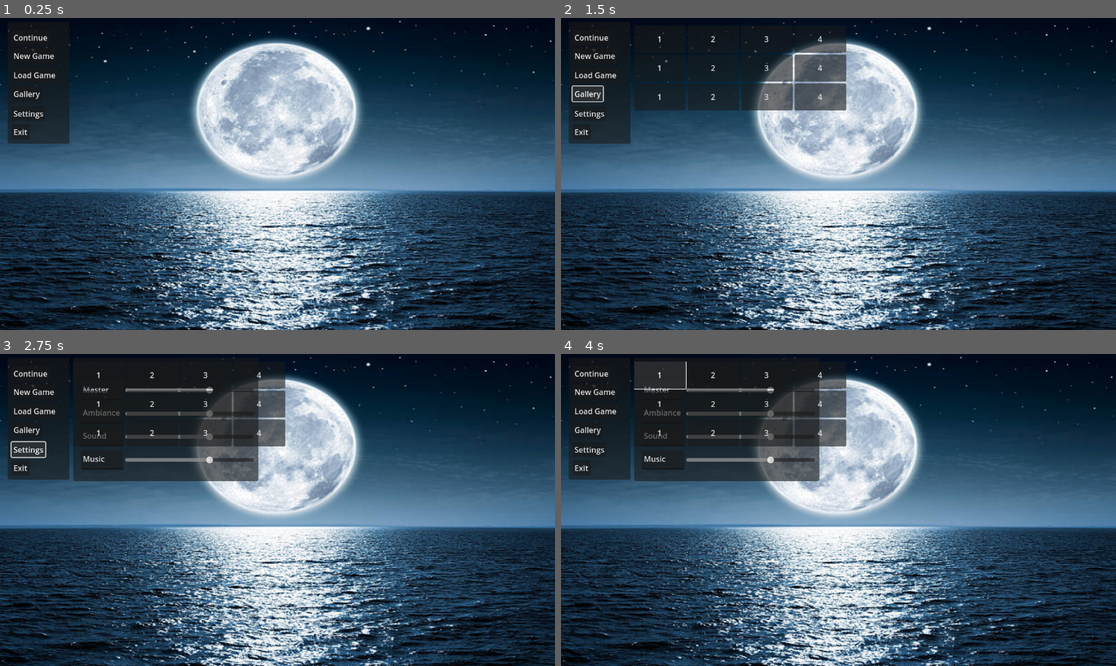
Above: before the commit, frames 1-4 (two rows, left to right).
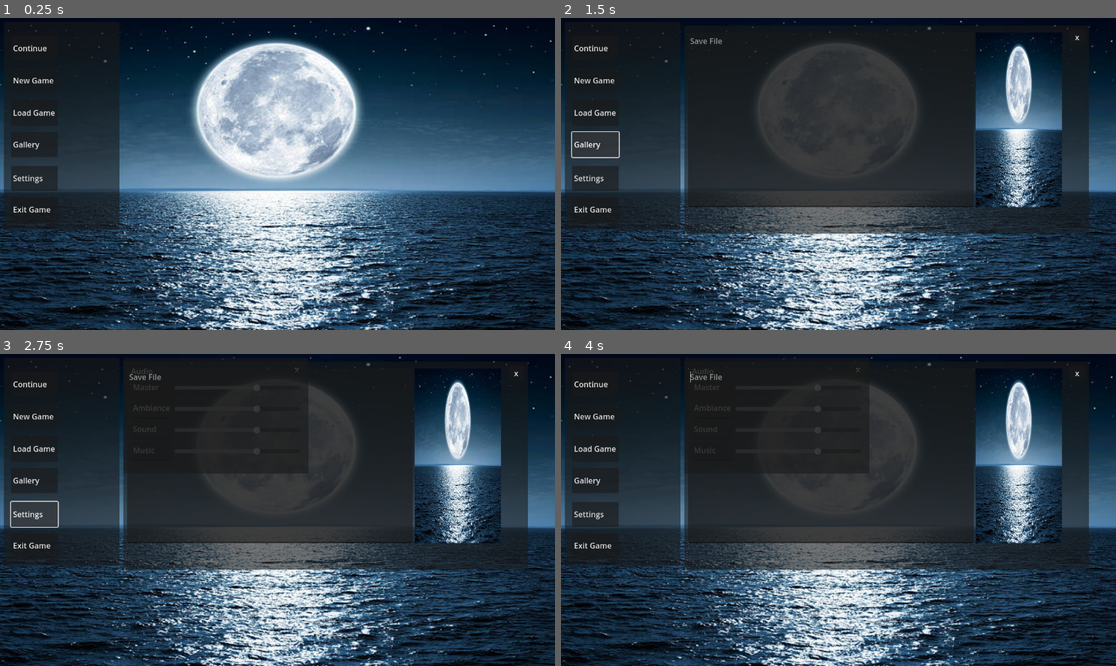
Above: after the commit, the same moments.

Repository: AustinTheWitch/VN_Alias
Game: Godot game, scene res://Scenes/DialogueBox.tscn
Same seed, same stepped clock (60 frames per second), same inputs: the game is played once before the commit and once after it. Before the commit the project starts from res://Scenes/GameBase.tscn.
Inputs (mouse positions are in pixels of both pictures, inside the frame that each line leads up to):
- Up to frame 1 (0.25 s): no input
- Up to frame 2 (1.5 s): click "Load Game" at 0.5 s; click "Gallery" at 1.25 s
- Up to frame 3 (2.75 s): click "Settings" at 2 s
- Up to frame 4 (4 s): click (860, 369) at 2.75 s, where only the run after the commit has a clickable "x"; click (660, 375) at 3.5 s, where only the run before the commit has a clickable "1"

The runs differ from the first frame. In frame 1, 7.1% of the frame differs, in the area x 0-22%, y 4-68%; in frame 2, 43%, in the area x 0-96%, y 2-70%; in frame 3, 41%; in frame 4, 41%.
Error before the commit: Attempt to call function 'get_var' in base 'null instance' on a null instance. (res://Scripts/GameBase.gd:259)

Commit message:
Break the Things

Diff:
--- a/Scenes/CharacterSprites.tscn
+++ b/Scenes/CharacterSprites.tscn
@@ -9,6 +9,7 @@
 anchor_bottom = 1.0
 grow_horizontal = 2
 grow_vertical = 2
+mouse_filter = 2
 script = ExtResource("1_7kfr6")
 
 [node name="Left" type="TextureRect" parent="."]
--- /dev/null
+++ b/Scenes/DecisionBox.tscn
@@ -0,0 +1,45 @@
+[gd_scene load_steps=2 format=3 uid="uid://byithe0nnbaa3"]
+
+[ext_resource type="Script" path="res://Scripts/DecisionBox.gd" id="1_m2e8v"]
+
+[node name="Control" type="Control"]
+layout_mode = 3
+anchors_preset = 15
+anchor_right = 1.0
+anchor_bottom = 1.0
+grow_horizontal = 2
+grow_vertical = 2
+mouse_filter = 2
+script = ExtResource("1_m2e8v")
+
+[node name="PlayerInput" type="VBoxContainer" parent="."]
+layout_mode = 1
+anchors_preset = -1
+anchor_left = 0.389
+anchor_top = 0.3
+anchor_right = 0.611
+anchor_bottom = 0.688
+offset_left = -0.128021
+offset_top = -0.400009
+offset_right = 0.127991
+offset_bottom = 0.175995
+grow_horizontal = 2
+grow_vertical = 2
+
+[node name="Decision1" type="Button" parent="PlayerInput"]
+layout_mode = 2
+size_flags_vertical = 3
+size_flags_stretch_ratio = 20.0
+text = "Worked?"
+
+[node name="Decision2" type="Button" parent="PlayerInput"]
+layout_mode = 2
+size_flags_vertical = 3
+size_flags_stretch_ratio = 20.0
+text = "Working?"
+
+[node name="Decision3" type="Button" parent="PlayerInput"]
+layout_mode = 2
+size_flags_vertical = 3
+size_flags_stretch_ratio = 20.0
+text = "Is this thing on?"
--- /dev/null
+++ b/Scenes/DialogueBox.tscn
@@ -0,0 +1,166 @@
+[gd_scene load_steps=2 format=3 uid="uid://dqq5u51asy67a"]
+
+[ext_resource type="Script" path="res://Scripts/DialogueBox.gd" id="1_n0iao"]
+
+[node name="Control" type="Control"]
+layout_mode = 3
+anchor_left = 0.007
+anchor_top = 0.012
+anchor_right = 1.0
+anchor_bottom = 0.963
+offset_left = -0.0640001
+offset_top = -7.776
+offset_right = 8.0
+offset_bottom = 15.976
+grow_horizontal = 2
+grow_vertical = 2
+mouse_filter = 2
+script = ExtResource("1_n0iao")
+
+[node name="DialogueBox" type="PanelContainer" parent="."]
+layout_mode = 1
+anchors_preset = -1
+anchor_left = 0.007
+anchor_top = 0.7
+anchor_right = 0.993
+anchor_bottom = 1.0
+offset_left = -0.0640001
+offset_top = -3.05176e-05
+offset_right = 0.0639648
+
+[node name="DialoguePanel" type="Panel" parent="DialogueBox"]
+layout_mode = 2
+
+[node name="DialogueText" type="TextEdit" parent="DialogueBox/DialoguePanel"]
+light_mask = 0
+use_parent_material = true
+layout_mode = 2
+anchor_left = 0.014
+anchor_top = 0.25
+anchor_right = 0.986
+anchor_bottom = 0.88
+offset_left = 0.0960016
+offset_right = -1.09583
+offset_bottom = 0.039978
+grow_horizontal = 2
+grow_vertical = 2
+placeholder_text = "Placeholder Text"
+
+[node name="Narrator" type="TextEdit" parent="DialogueBox/DialoguePanel"]
+layout_mode = 1
+anchors_preset = -1
+anchor_left = 0.021
+anchor_top = 0.042
+anchor_right = 0.12
+anchor_bottom = 0.25
+offset_left = 0.144001
+offset_top = -0.0639715
+offset_right = -0.319992
+offset_bottom = 2.28882e-05
+placeholder_text = "Narrator"
+
+[node name="PlayerControls" type="HBoxContainer" parent="."]
+layout_mode = 2
+anchor_left = 0.007
+anchor_top = 0.6
+anchor_right = 0.222
+anchor_bottom = 0.7
+offset_left = -0.0640001
+offset_right = 0.255981
+offset_bottom = -3.05176e-05
+
+[node name="AutoPlay" type="Button" parent="PlayerControls"]
+layout_mode = 2
+size_flags_horizontal = 3
+text = "AP"
+
+[node name="Rewind" type="Button" parent="PlayerControls"]
+layout_mode = 2
+text = "Rewind"
+
+[node name="PausePanel" type="Panel" parent="."]
+visible = false
+layout_mode = 1
+anchors_preset = -1
+anchor_left = 0.014
+anchor_top = 0.025
+anchor_right = 0.118
+anchor_bottom = 0.5
+offset_left = -8.128
+offset_top = -8.0
+offset_right = 0.0639954
+
+[node name="ResumeButton" type="Button" parent="PausePanel"]
+layout_mode = 1
+anchors_preset = -1
+anchor_left = 0.08
+anchor_top = 0.043
+anchor_right = 0.56
+anchor_bottom = 0.13
+offset_top = 0.176
+offset_bottom = 0.159996
+text = "Resume"
+
+[node name="Save Game" type="Button" parent="PausePanel"]
+layout_mode = 1
+anchors_preset = -1
+anchor_left = 0.08
+anchor_top = 0.174
+anchor_right = 0.56
+anchor_bottom = 0.261
+offset_top = -0.0320053
+offset_bottom = -0.0480042
+text = "Save"
+
+[node name="Load Game" type="Button" parent="PausePanel"]
+layout_mode = 1
+anchors_preset = -1
+anchor_left = 0.08
+anchor_top = 0.304
+anchor_right = 0.56
+anchor_bottom = 0.391
+offset_top = 0.127991
+offset_bottom = 0.111984
+text = "Load"
+
+[node name="Gallery" type="Button" parent="PausePanel"]
+layout_mode = 1
+anchors_preset = -1
+anchor_left = 0.08
+anchor_top = 0.435
+anchor_right = 0.56
+anchor_bottom = 0.522
+offset_top = -0.0800171
+offset_bottom = -0.0960083
+text = "Gallery"
+
+[node name="Settings" type="Button" parent="PausePanel"]
+layout_mode = 1
+anchors_preset = -1
+anchor_left = 0.08
+anchor_top = 0.565
+anchor_right = 0.56
+anchor_bottom = 0.649
+offset_top = 0.0800018
+offset_bottom = 0.167984
+text = "Settings"
+
+[node name="Main Menu" type="Button" parent="PausePanel"]
+layout_mode = 1
+anchors_preset = -1
+anchor_left = 0.08
+anchor_top = 0.696
+anchor_right = 0.56
+anchor_bottom = 0.783
+offset_top = -0.128021
+offset_bottom = -0.144012
+text = "Main Menu"
+
+[connection signal="pressed" from="PlayerControls/AutoPlay" to="." method="APbutton"]
+[connection signal="pressed" from="PlayerControls/Rewind" to="." method="Rewind"]
+[connection signal="pressed" from="PausePanel/ResumeButton" to="." method="resume"]
+[connection signal="pressed" from="PausePanel/Save Game" to="." method="savegame"]
+[connection signal="pressed" from="PausePanel/Load Game" to="." method="LoadGame"]
+[connection signal="pressed" from="PausePanel/Gallery" to="." method="Gallery"]
+[connection signal="pressed" from="PausePanel/Settings" to="." method="Settings"]
+[connection signal="pressed" from="PausePanel/Main Menu" to="." method="_MainMenu"]
--- a/Scenes/GameScene.tscn
+++ b/Scenes/GameScene.tscn
@@ -9,6 +9,7 @@
 anchor_bottom = 1.0
 grow_horizontal = 2
 grow_vertical = 2
+mouse_filter = 2
 script = ExtResource("1_17ip4")
 
 [node name="Background" type="TextureRect" parent="."]
--- a/Scenes/MainMenu.tscn
+++ b/Scenes/MainMenu.tscn
@@ -9,6 +9,7 @@
 anchor_bottom = 1.0
 grow_horizontal = 2
 grow_vertical = 2
+mouse_filter = 2
 script = ExtResource("1_jdlxn")
 
 [node name="MenuPanel" type="Panel" parent="."]
@@ -58,10 +59,11 @@
 anchors_preset = -1
 anchor_left = 0.062
 anchor_top = 0.375
-anchor_right = 0.812
+anchor_right = 0.467
 anchor_bottom = 0.5
 offset_left = 0.12
-offset_right = -82.88
+offset_top = -1.52588e-05
+offset_right = -0.0800095
 text = "Load Game"
 alignment = 0
 
--- /dev/null
+++ b/Scenes/SaveLoadMenu.tscn
@@ -0,0 +1,72 @@
+[gd_scene load_steps=3 format=3 uid="uid://cmeeiape4lwdj"]
+
+[ext_resource type="Script" path="res://Scripts/SaveLoadMenu.gd" id="1_6fgpm"]
+[ext_resource type="Texture2D" uid="uid://d34mulqiyc4ud" path="res://Art/CG/FullMoon.jpg" id="1_gxs1h"]
+
+[node name="Control" type="Control"]
+layout_mode = 3
+anchors_preset = 15
+anchor_right = 1.0
+anchor_bottom = 1.0
+grow_horizontal = 2
+grow_vertical = 2
+mouse_filter = 2
+script = ExtResource("1_6fgpm")
+
+[node name="Background" type="Panel" parent="."]
+layout_mode = 1
+anchors_preset = -1
+anchor_left = 0.222
+anchor_top = 0.025
+anchor_right = 0.951
+anchor_bottom = 0.691
+offset_left = 0.255981
+offset_top = -0.200001
+offset_right = 0.447998
+offset_bottom = 0.231964
+grow_horizontal = 2
+grow_vertical = 2
+
+[node name="SaveFileBox" type="VBoxContainer" parent="Background"]
+layout_mode = 1
+anchors_preset = -1
+anchor_left = 0.01
+anchor_top = 0.037
+anchor_right = 0.933
+anchor_bottom = 0.875
+offset_left = -0.400001
+offset_top = -1.984
+offset_right = 0.279968
+offset_bottom = -3.05176e-05
+
+[node name="File1Box" type="HBoxContainer" parent="Background/SaveFileBox"]
+layout_mode = 2
+size_flags_vertical = 3
+
+[node name="SaveText" type="TextEdit" parent="Background/SaveFileBox/File1Box"]
+layout_mode = 2
+size_flags_horizontal = 3
+placeholder_text = "Save File"
+
+[node name="SaveButton" type="TextureButton" parent="Background/SaveFileBox/File1Box"]
+layout_mode = 2
+size_flags_horizontal = 3
+size_flags_stretch_ratio = 0.3
+texture_normal = ExtResource("1_gxs1h")
+ignore_texture_size = true
+stretch_mode = 0
+
+[node name="ExitButton" type="Button" parent="Background"]
+layout_mode = 1
+anchors_preset = -1
+anchor_left = 0.952
+anchor_top = 0.019
+anchor_right = 0.99
+anchor_bottom = 0.093
+offset_left = 0.320007
+offset_top = -0.208
+offset_right = 0.399963
+offset_bottom = -0.176003
+text = "x"
+
+[connection signal="pressed" from="Background/ExitButton" to="." method="_exitsaveload"]
--- /dev/null
+++ b/Scenes/SettingMenu.tscn
@@ -0,0 +1,146 @@
+[gd_scene load_steps=2 format=3 uid="uid://w2mfinth18hq"]
+
+[ext_resource type="Script" path="res://Scripts/SettingMenu.gd" id="1_oeh7i"]
+
+[node name="Control" type="Control"]
+layout_mode = 3
+anchors_preset = 15
+anchor_right = 1.0
+anchor_bottom = 1.0
+grow_horizontal = 2
+grow_vertical = 2
+mouse_filter = 2
+script = ExtResource("1_oeh7i")
+
+[node name="OptionsPanel" type="Panel" parent="."]
+layout_mode = 1
+anchors_preset = -1
+anchor_left = 0.222
+anchor_top = 0.012
+anchor_right = 0.556
+anchor_bottom = 0.383
+offset_left = 0.255981
+offset_top = 0.224
+offset_right = -0.512085
+offset_bottom = -0.184006
+
+[node name="ScrollParent" type="ScrollContainer" parent="OptionsPanel"]
+layout_mode = 1
+anchors_preset = -1
+anchor_left = 0.042
+anchor_top = 0.067
+anchor_right = 0.958
+anchor_bottom = 0.896
+offset_left = -0.128002
+offset_top = -0.0799999
+offset_right = 0.127991
+offset_bottom = -0.0400085
+
+[node name="SettingScroll" type="VBoxContainer" parent="OptionsPanel/ScrollParent"]
+clip_contents = true
+layout_mode = 2
+size_flags_horizontal = 3
+size_flags_vertical = 3
+size_flags_stretch_ratio = 20.0
+
+[node name="Audio" type="Label" parent="OptionsPanel/ScrollParent/SettingScroll"]
+clip_contents = true
+layout_mode = 2
+size_flags_horizontal = 0
+size_flags_stretch_ratio = 0.2
+text = "Audio"
+
+[node name="MasterVol" type="HBoxContainer" parent="OptionsPanel/ScrollParent/SettingScroll"]
+clip_contents = true
+layout_mode = 2
+size_flags_vertical = 3
+
+[node name="MasterText" type="TextEdit" parent="OptionsPanel/ScrollParent/SettingScroll/MasterVol"]
+layout_mode = 2
+size_flags_horizontal = 3
+text = "Master"
+
+[node name="MasterSlider" type="HSlider" parent="OptionsPanel/ScrollParent/SettingScroll/MasterVol"]
+layout_mode = 2
+size_flags_horizontal = 3
+size_flags_vertical = 3
+size_flags_stretch_ratio = 3.0
+min_value = -50.0
+max_value = 10.0
+value = -10.0
+
+[node name="AmbianceVol" type="HBoxContainer" parent="OptionsPanel/ScrollParent/SettingScroll"]
+clip_contents = true
+layout_mode = 2
+size_flags_vertical = 3
+
+[node name="AmbianceText" type="TextEdit" parent="OptionsPanel/ScrollParent/SettingScroll/AmbianceVol"]
+layout_mode = 2
+size_flags_horizontal = 3
+text = "Ambiance"
+
+[node name="AmbianceSlider" type="HSlider" parent="OptionsPanel/ScrollParent/SettingScroll/AmbianceVol"]
+layout_mode = 2
+size_flags_horizontal = 3
+size_flags_vertical = 3
+size_flags_stretch_ratio = 3.0
+min_value = -50.0
+max_value = 10.0
+value = -10.0
+
+[node name="SoundVol" type="HBoxContainer" parent="OptionsPanel/ScrollParent/SettingScroll"]
+clip_contents = true
+layout_mode = 2
+size_flags_vertical = 3
+
+[node name="SoundText" type="TextEdit" parent="OptionsPanel/ScrollParent/SettingScroll/SoundVol"]
+layout_mode = 2
+size_flags_horizontal = 3
+text = "Sound"
+
+[node name="SoundSlider" type="HSlider" parent="OptionsPanel/ScrollParent/SettingScroll/SoundVol"]
+layout_mode = 2
+size_flags_horizontal = 3
+size_flags_vertical = 3
+size_flags_stretch_ratio = 3.0
+min_value = -50.0
+max_value = 10.0
+value = -10.0
+
+[node name="MusicVol" type="HBoxContainer" parent="OptionsPanel/ScrollParent/SettingScroll"]
+clip_contents = true
+layout_mode = 2
+size_flags_vertical = 3
+
+[node name="MusicText" type="TextEdit" parent="OptionsPanel/ScrollParent/SettingScroll/MusicVol"]
+layout_mode = 2
+size_flags_horizontal = 3
+text = "Music"
+
+[node name="MusicSlider" type="HSlider" parent="OptionsPanel/ScrollParent/SettingScroll/MusicVol"]
+layout_mode = 2
+size_flags_horizontal = 3
+size_flags_vertical = 3
+size_flags_stretch_ratio = 3.0
+min_value = -50.0
+max_value = 10.0
+value = -10.0
+
+[node name="ExitButton" type="Button" parent="OptionsPanel"]
+layout_mode = 1
+anchors_preset = -1
+anchor_left = 0.896
+anchor_top = 0.033
+anchor_right = 0.982
+anchor_bottom = 0.167
+offset_left = -0.0640259
+offset_top = 0.0799999
+offset_right = -0.0880127
+offset_bottom = -0.0800018
+text = "x"
+
+[connection signal="value_changed" from="OptionsPanel/ScrollParent/SettingScroll/MasterVol/MasterSlider" to="." method="_mastervolume"]
+[connection signal="value_changed" from="OptionsPanel/ScrollParent/SettingScroll/AmbianceVol/AmbianceSlider" to="." method="_ambiancevolume"]
+[connection signal="value_changed" from="OptionsPanel/ScrollParent/SettingScroll/SoundVol/SoundSlider" to="." method="_soundvolume"]
+[connection signal="value_changed" from="OptionsPanel/ScrollParent/SettingScroll/MusicVol/MusicSlider" to="." method="_musicvolume"]
+[connection signal="pressed" from="OptionsPanel/ExitButton" to="." method="_exitoptions"]
--- a/Scripts/CharacterSprites.gd
+++ b/Scripts/CharacterSprites.gd
@@ -1,5 +1,4 @@
 extends Control
-
 
 var game #GameData call---------
 var player #player call
--- /dev/null
+++ b/Scripts/DecisionBox.gd
@@ -0,0 +1,45 @@
+extends Control
+
+var data #Game Data call
+var scene #Game Screen call
+
+var endline = false
+var pd1 = Button.new()
+var pd2 = Button.new()
+var pd3 = Button.new()
+var playerdialogue = []
+
+func _ready():
+	pd1 = $PlayerInput/Decision1
+	pd2 = $PlayerInput/Decision2
+	pd3 = $PlayerInput/Decision3
+	data = get_node("/root/GameData")
+	scene = get_node("/root/GameScene")
+
+func _process(delta):
+	_playerchoices()
+
+func _playerchoices():
+	$PlayerInput.visible = endline
+	playerdialogue = data.PlayerScript.values()[data.SceneKey]
+	pd1.text = playerdialogue[0]
+	pd2.text = playerdialogue[1]
+	pd3.text = playerdialogue[2]
+
+func _decision1():
+	data.LineNum = 0
+	data.SceneKey = playerdialogue[3]
+	scene._ambianceselect()
+	scene._musicselect()
+
+func _decision2():
+	data.LineNum = 0
+	data.SceneKey = playerdialogue[4]
+	scene._ambianceselect()
+	scene._musicselect()
+
+func _decision3():
+	data.LineNum = 0
+	data.SceneKey = playerdialogue[5]
+	scene._ambianceselect()
+	scene._musicselect()
--- /dev/null
+++ b/Scripts/DialogueBox.gd
@@ -0,0 +1,108 @@
+extends Control
+
+var data #Game Data call
+var sprites #Sprite Script call
+var gamescene #Game Scene Script call
+var decisions #Decision Box call
+var mainmenu #Main Menu call
+
+#Input Vars--------------------------------------------
+var maxline = 0
+
+#Dialogue Vars-----------------------------------------
+var Dialogue = "Testing"
+var CurrentScene = []
+var Nar = "Talking Here.."
+var CurrentNar = []
+var play = false
+
+#AutoPlay Vars------------------------------------------
+var AP = Button.new()
+var APspeed = 3.0 #Player adjusted and Essentially a Time Limit
+
+#Rewind Vars--------------------------------------------
+var Reverse = Button.new()
+
+#Menu Vars----------------------------------------------
+var Paused = false
+
+#Load/Save Game Vars-----------------------------------------
+var Saving = false
+var Loading = false
+var SavePath = "user://sceneline.save"
+var FileNum = []
+
+
+func _ready():
+	data = get_node("/root/GameData")
+	gamescene = get_node("/root/GameScene")
+	decisions = get_node("/root/DecisionBox")
+	mainmenu = get_node("/root/MainMenu")
+	AP = $PlayerControls/AutoPlay
+	Reverse = $PlayerControls/Rewind
+
+func _process(_delta):
+	maxline = CurrentScene.size() - 1
+	CurrentScene = data.DialogueScript.values()[data.SceneKey]
+	CurrentNar = data.Narrator.values()[data.SceneKey]
+	_DialogueBox()
+	_AutoPlay()
+	_MenuManager()
+
+func _DialogueBox():
+	Dialogue = CurrentScene[data.LineNum]
+	Nar = CurrentNar[data.LineNum]
+	$DialogueBox/DialoguePanel/DialogueText.text = Dialogue
+	$DialogueBox/DialoguePanel/Narrator.text = Nar
+
+func _input(event):
+	if event.is_action_released("Progress") and decisions.endline == false and mainmenu.play == true:
+		data.LineNum += 1
+		gamescene._soundselect()
+	elif data.LineNum >= maxline and play == true:
+		decisions.endline = true
+	else: decisions.endline = false
+
+#AutoPlay Function-----------------------------------------
+func _AutoPlay():
+	pass
+
+#Rewind Button---------------------------------------------
+func Rewind():
+	if data.LineNum <= 0:
+			data.LineNum = 0
+	else: data.LineNum -= 1
+
+func _MenuManager():
+	$PausePanel.visible = Paused
+	$DialogueBox.visible = mainmenu.play
+	$PlayerControls.visible = mainmenu.play
+
+#Pause Menu--------------------------------------------------
+func _saving():
+	var file = FileAccess.open(SavePath, FileAccess.WRITE)
+	file.store_var(data.LineNum)
+	file.store_var(data.SceneKey)
+	Saving = false
+
+
+func _loading():
+	if FileAccess.file_exists(SavePath):
+		print("File Found")
+		var file = FileAccess.open(SavePath, FileAccess.READ)
+		data.LineNum = file.get_var(data.LineNum)
+		data.SceneKey = file.get_var(data.SceneKey)
+		gamescene._AmbianceSelect()
+		gamescene._MusicSelect()
+		Paused = false
+		Loading = false
+	else:
+		print("File not found")
+
+#Row 1 Files---------------------------------------------------
+func File1():
+	SavePath = "user://r1f1.save"
+	print (SavePath)
+	if Loading == true and Saving == false:
+		_loading()
+	else: _saving()
--- a/Scripts/GameData.gd
+++ b/Scripts/GameData.gd
@@ -99,4 +99,8 @@
 
 var SceneKey = 0
 var LineNum = 0
-var Main = true
+
+var mastervol = 0.0
+var ambiancevol = 0.0
+var soundvol = 0.0
+var musicvol = 0.0
--- a/Scripts/MainMenu.gd
+++ b/Scripts/MainMenu.gd
@@ -1,30 +1,46 @@
 extends Control
 
-var data
+var data #Game Data call
+var options #Setting Menu call
+var loader #Loading Menu call
+var scene #Game Scene call
+
 var main = true
-
+var play = false
 
 func _ready():
 	data = get_node("/root/GameData")
-	pass
+	options = get_node("/root/SettingMenu")
+	loader = get_node("/root/SaveLoadMenu")
+	scene = get_node("/root/GameScene")
 
-func _process(_delta):
+	play = false
+	main = true
+
+func _process(delta):
 	$MenuPanel.visible = main
 
 func _continuegame():
 	print("Set Previous Saved Line and Scene")
+	main = false
+	options.setting = false
 
 func _newgame():
-	print("Set Line and Scene Key")
 	main = false
+	options.setting = false
+	play = true
+	scene._ambianceselect()
+	scene._musicselect()
 
 func _loadgame():
+	loader.loading = true
 	print("Open Load Menu and make it visible")
 
 func _gallery():
 	print("Create and load up gallery")
 
 func _settings():
+	options.setting = true
 	print("Open Settings Scene and make it visible")
 
 func _exitgame():
--- /dev/null
+++ b/Scripts/SaveLoadMenu.gd
@@ -0,0 +1,23 @@
+extends Control
+
+var data # Game Data call
+
+var saving = false
+var loading = false
+var savepath = "user://sceneline.save"
+
+func _ready():
+	pass
+
+func _process(delta):
+	$Background.visible = saving or loading
+
+func _savegame():
+	pass
+
+func _loadgame():
+	pass
+
+func _exitsaveload():
+	saving = false
+	loading = false
--- /dev/null
+++ b/Scripts/SettingMenu.gd
@@ -0,0 +1,32 @@
+extends Control
+
+var data #Game Data call
+var setting = false
+
+# volume varables--------------------
+var master = 0.0
+var ambiance = 0.0
+var sound = 0.0
+var music = 0.0
+
+func _ready():
+	data = get_node("/root/GameData")
+	setting = false
+
+func _process(delta):
+	$OptionsPanel.visible = setting
+
+func _mastervolume(_Master):
+	AudioServer.set_bus_volume_db(0,master)
+
+func _ambiancevolume(_Ambiance):
+	AudioServer.set_bus_volume_db(1,ambiance)
+
+func _soundvolume(_Sound):
+	AudioServer.set_bus_volume_db(2,sound)
+
+func _musicvolume(_Music):
+	AudioServer.set_bus_volume_db(3,music)
+
+func _exitoptions():
+	setting = false
--- a/project.godot
+++ b/project.godot
@@ -11,7 +11,7 @@
 [application]
 
 config/name="New You"
-run/main_scene="res://Scenes/GameBase.tscn"
+run/main_scene="res://Scenes/DialogueBox.tscn"
 config/features=PackedStringArray("4.2", "Forward Plus")
 config/icon="res://icon.svg"
 
@@ -24,6 +24,10 @@
 GameData="*res://Scripts/GameData.gd"
 GameScene="*res://Scenes/GameScene.tscn"
 CharacterSprites="*res://Scenes/CharacterSprites.tscn"
+SettingMenu="*res://Scenes/SettingMenu.tscn"
+MainMenu="*res://Scenes/MainMenu.tscn"
+SaveLoadMenu="*res://Scenes/SaveLoadMenu.tscn"
+DecisionBox="*res://Scenes/DecisionBox.tscn"
 
 [dotnet]
 
Binary file added: Art/MockButton.png
Not shown, added: Art/MockButton.png.import
